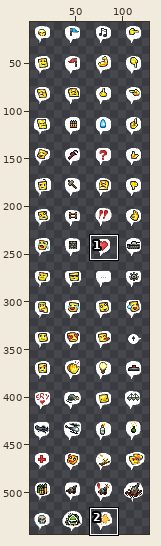
Sprite sheet, stored at ArmoredWarfare/Sprites/Emoticons.png. The first picture is a wide view before the edit; the outline marks the close-up.
Close-up. Before:
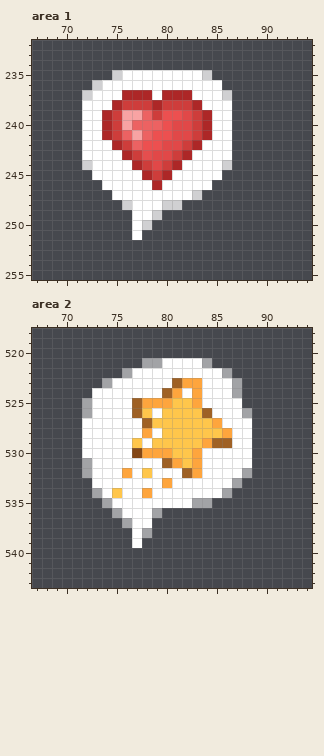
The file is 128x544 pixels. Pixels under 10% opacity are left out. Colours within 5 levels of each other are drawn and written as one. Shown: area 1: x 67..94, y 232..255; area 2: x 67..94, y 518..543. The wide view leaves out empty margins. The commit also changed other parts of the picture, which this record leaves out.
New version:
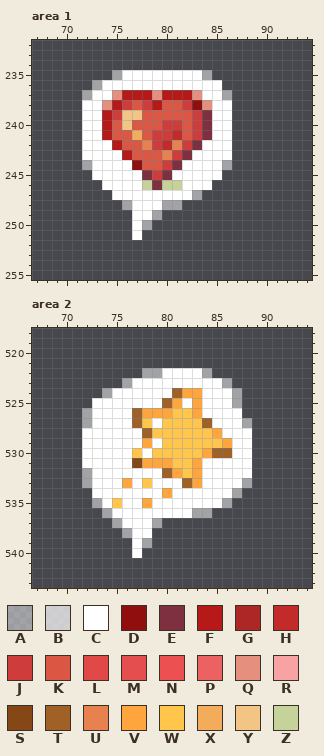
Palette (. is transparent): A #fdfdfd80  B #fdfdfdc0  C #ffffff  D #900e0e  E #7e3041  F #b71919  G #ad2727  H #c22b2a  J #ce3d3b  K #db5743  L #e14848  M #e54e4e  N #ec5050  P #ec6262  Q #e58f7e  R #f8a3a3  S #844715  T #9f6125  U #e7814f  V #fea53d  W #ffc64b  X #f3ac5c  Y #f3c584  Z #c5d299
Diff:
Changed rows in their new state; - is an unchanged pixel.
Area 1:
first column x 72:
235 ---A--------A--
236 -A-------------
237 A--QFFFQFFFQ--A
238 --QF-K-FKK-DQ--
239 --F-YYKKKKK-E--
240 --FKYKKKJJK-E--
241 --FKKXKJJHK-E--
242 ---FKKUJHU-E---
243 ----FKKKU-E----
244 A----DKK-E----A
245 ------E-E------
246 ------ZEZZ-----
247 -----------A---
248 ----A---AA-----
249 -------A-------
250 ------A--------
Area 2:
first column x 72:
521 ------.......----
522 ----..AA----A..--
523 --..A----CCC--A.-
524 -.A-----CTV------
525 .----CCCTVC----A-
526 ------VVV--VC---.
527 A----TWC----TC--A
528 ------TW-----VC--
529 -----CVC----WWV--
530 -----WCWW--WVTT--
531 C----SVVVW-------
532 ----C-C-TVW-----C
533 A---V-W-C-TV---CA
534 -C-C--C-V-----CA-
535 -ACW--V----CCCA--
536 --AC---CCCCAA----
537 ---AC--A---------
538 ----A-C----------
539 ------A----------
540 -----C-----------
Where, in picture pixels (left, top, right, bottom), the same in both close-ups:
changed: (82, 70, 232, 230)
changed: (82, 358, 252, 558)
